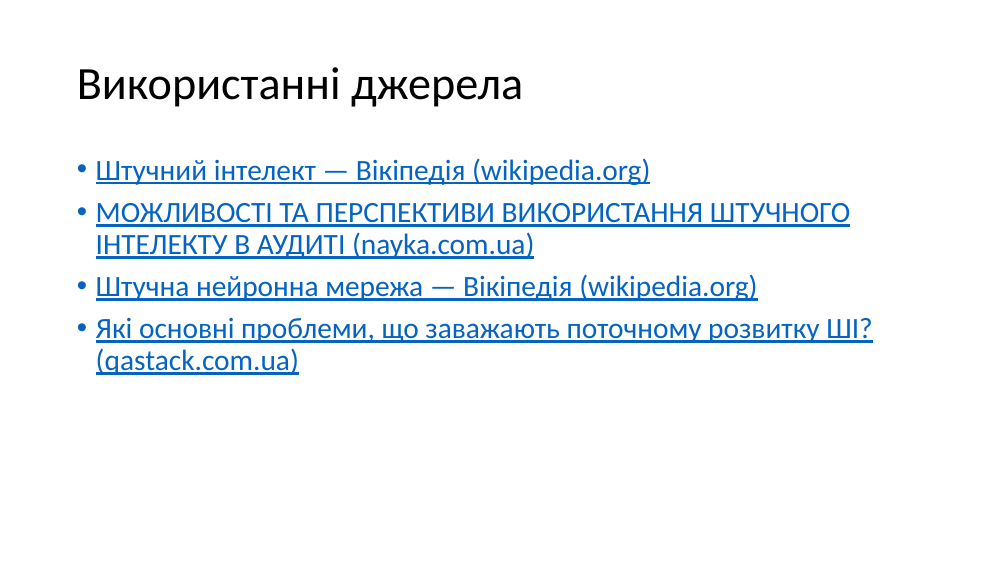
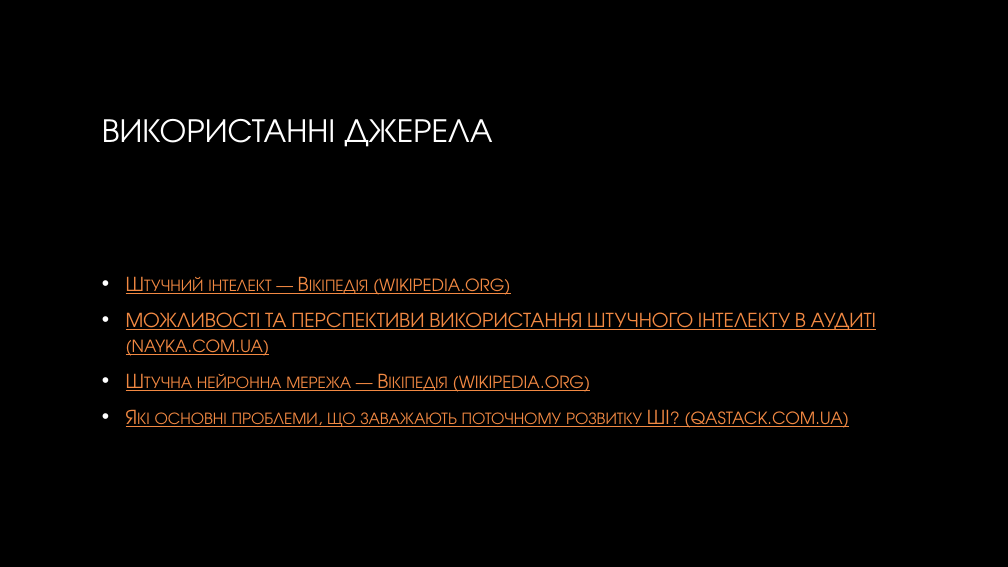
Before and after one commit to NazarkoNaN/Learning2021-2022, a slide deck: slide 15 of ОШІ/Сучасний стан та перспективи штучного інтелекту.pptx. Drawn at 1008x567 pixels with LibreOffice and Linux fonts; fonts in the diff are those of the drawing; background and template pictures are left out. Boxes give left, top, right and bottom in pixels: in the first picture for what was removed or moved away, otherwise in the second. Text is boxed around its words. In the diff, an @@ line names an element or a change of style, - is before the commit and + after.

```diff
--- a/ОШІ/Сучасний стан та перспективи штучного інтелекту.pptx
+++ b/ОШІ/Сучасний стан та перспективи штучного інтелекту.pptx
@@ background #FFFFFF to picture (left out) @@
@@ title at box(102, 119, 493, 147): text changed; size 44 to 32 pt; font Calibri to TeX Gyre Adventor; text colour #000000 to gradient #FFFFFF to #A6A6A6 @@
-Використанні джерела
+ВИКОРИСТАННІ ДЖЕРЕЛА
@@ text "Штучний інтелект — Вікіпедія (wikipedia.org)": place and size @@
-text "Штучний інтелект — Вікіпедія (wikipedia.org)" at box(96, 158, 872, 375)
+text "Штучний інтелект — Вікіпедія (wikipedia.org)" at box(126, 278, 876, 428)
@@ text "Штучний інтелект — Вікіпедія (wikipedia.org)" at box(126, 278, 876, 428): size 28 to 20 pt, font Calibri to TeX Gyre Adventor, text colour #0563C1 to #F28943, small capitals on; indent changed; line spacing 0.9 to 1; vertical alignment top to middle @@
```
Also in this commit, not shown: 14 other slides changed, 11 other files.
